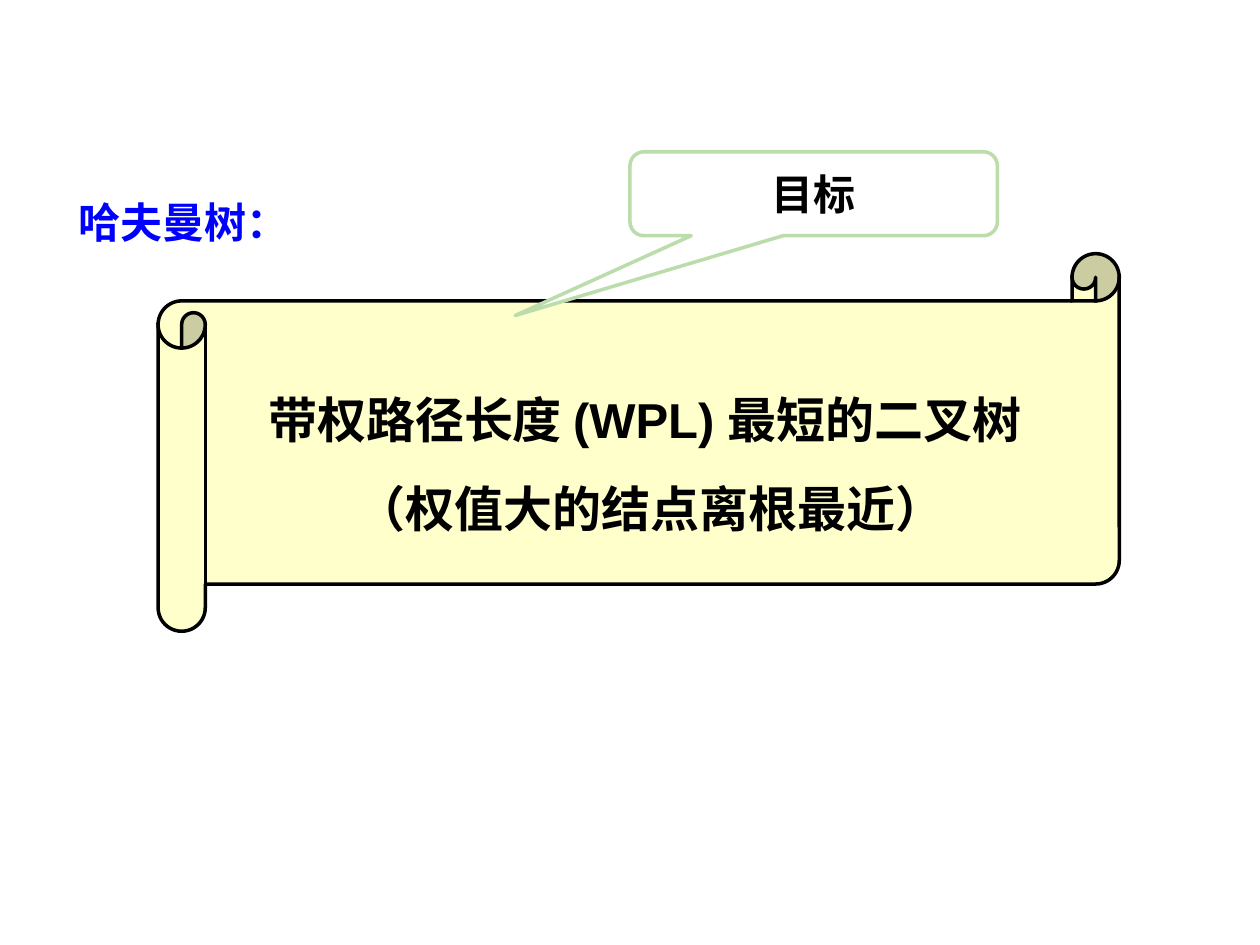
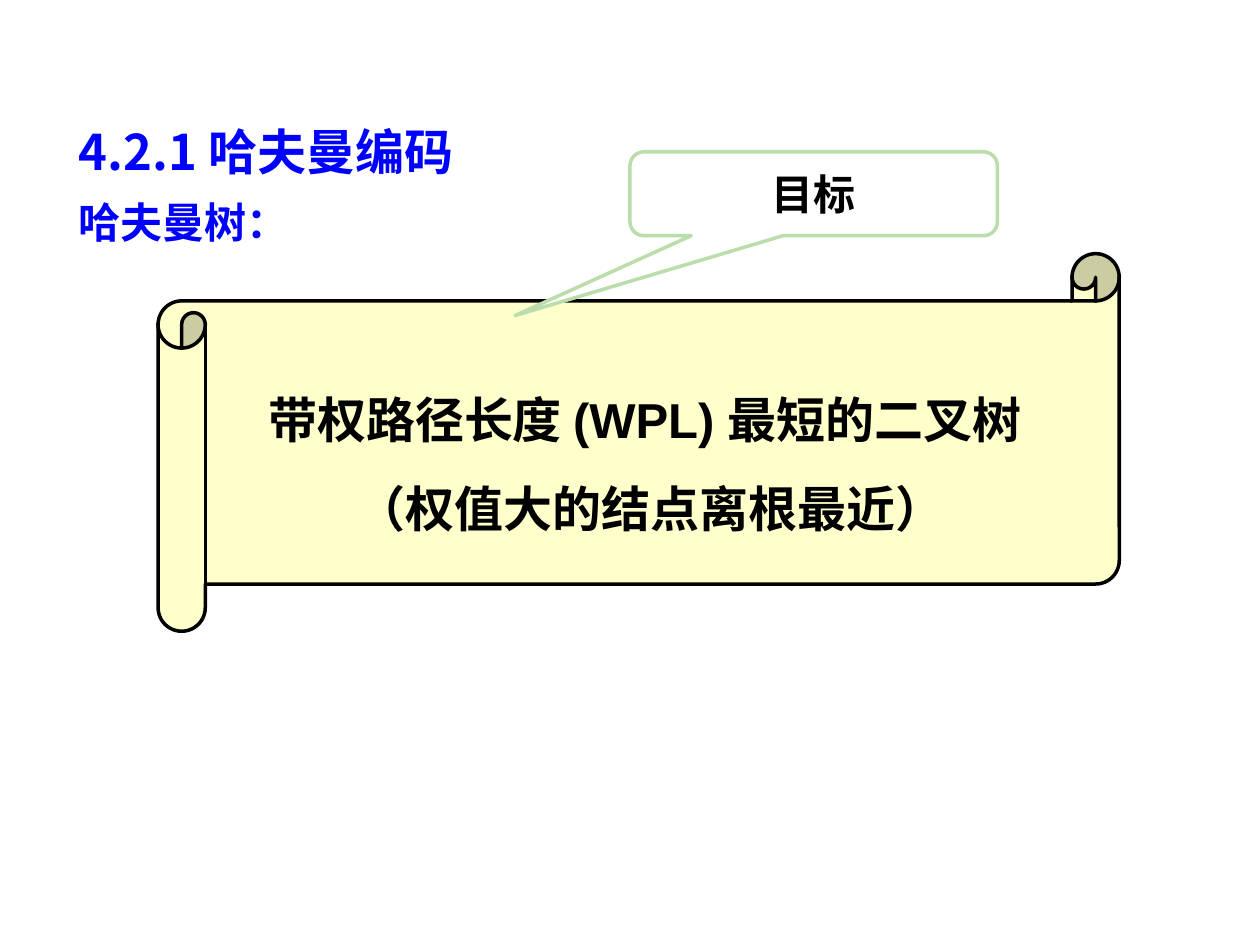
Before and after one commit to liutongling/DP, a slide deck: slide 25 of file/第4章 贪心法.pptx. Drawn at 1260x945 pixels with LibreOffice and Linux fonts; fonts in the diff are those of the drawing; background and template pictures are left out. Boxes give left, top, right and bottom in pixels: in the first picture for what was removed or moved away, otherwise in the second. Text is boxed around its words. In the diff, an @@ line names an element or a change of style, - is before the commit and + after.

```diff
--- a/file/第4章 贪心法.pptx
+++ b/file/第4章 贪心法.pptx
@@ text added at [79, 128, 453, 175], 28 pt, text #0000FF, bold @@
+4.2.1 哈夫曼编码
```
Also in this commit, not shown: 17 other slides changed, 2 slides added, 1 slide removed, 3 other files.
